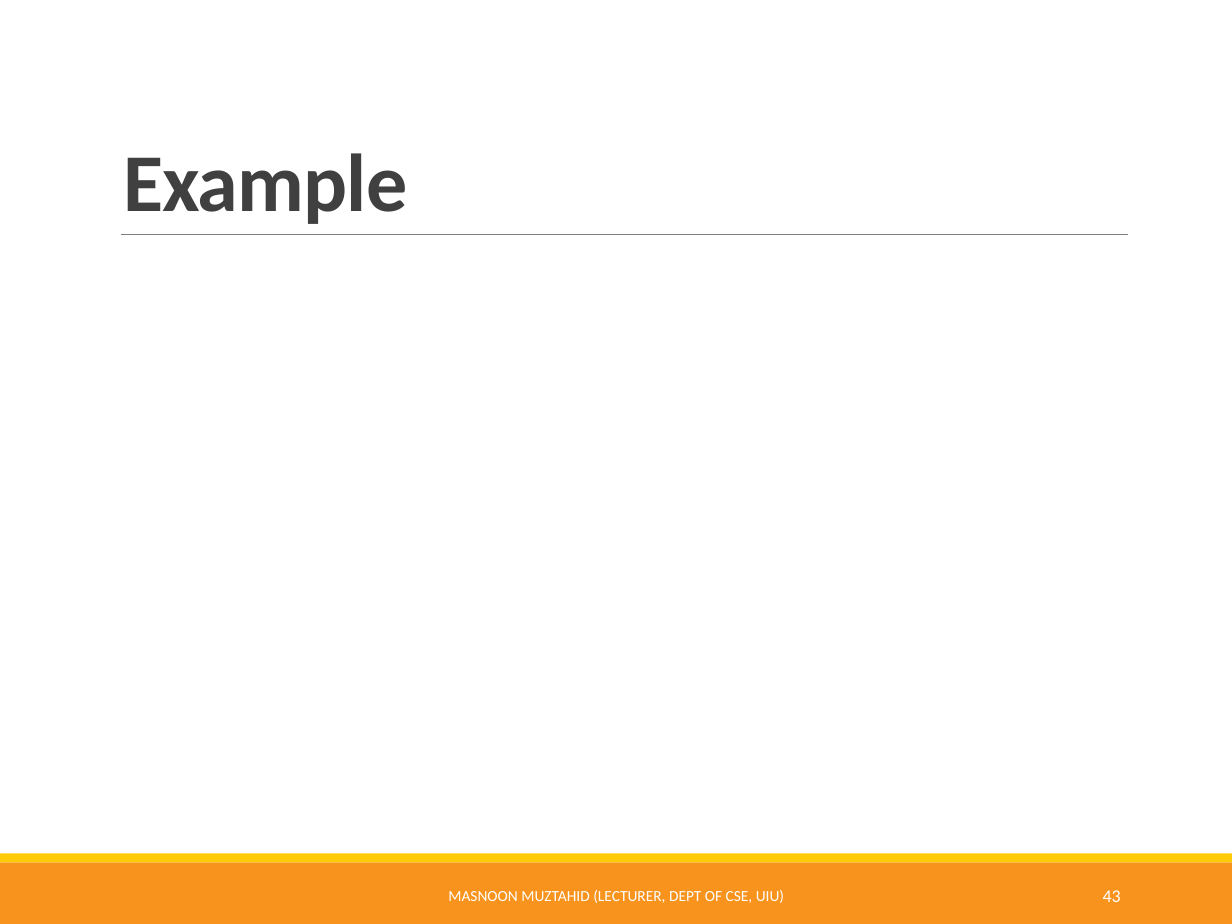
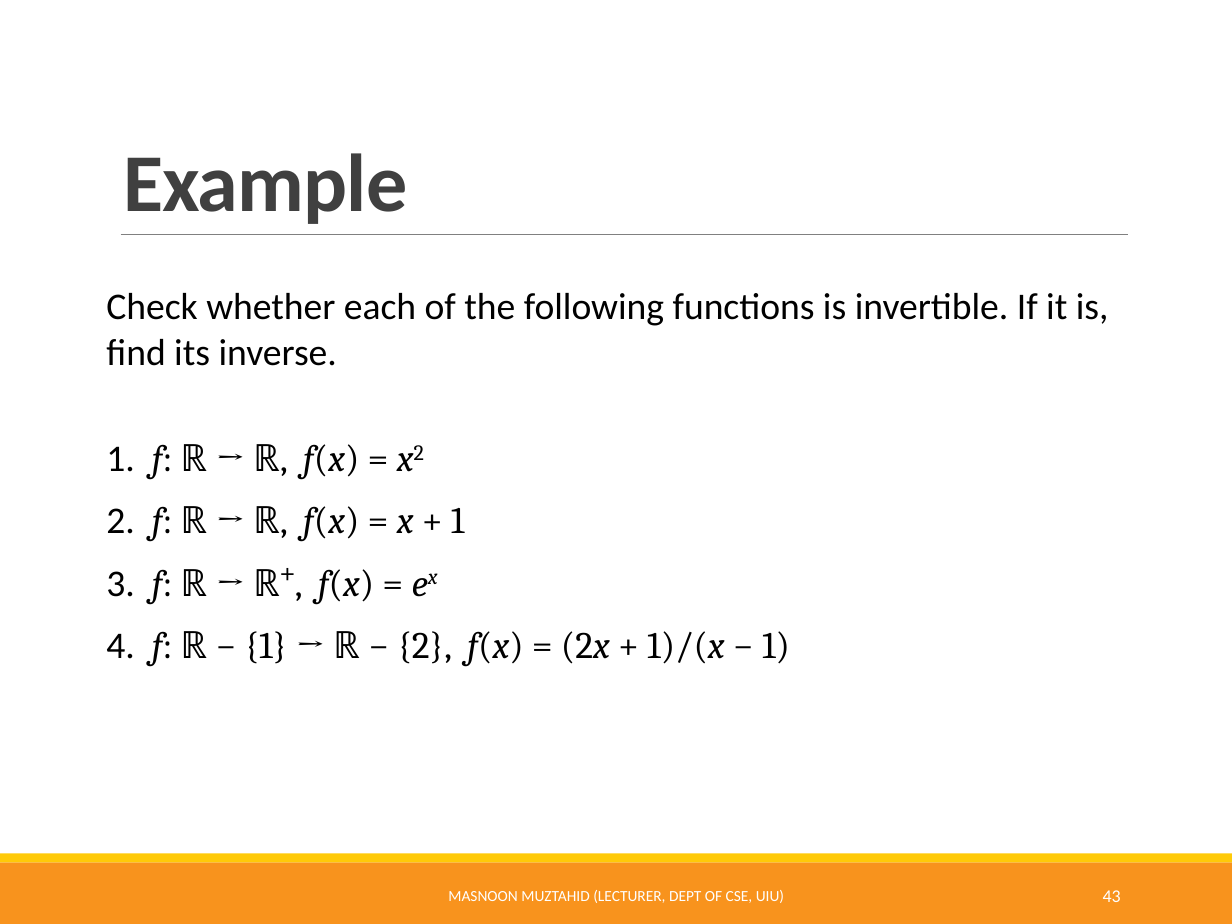
Before and after one commit to Muztahid202/UIU-Discrete_Math_Resources, a slide deck: slide 43 of Functions.pptx. Drawn at 1232x924 pixels with LibreOffice and Linux fonts; fonts in the diff are those of the drawing; grey boxes stand for pictures. Boxes give left, top, right and bottom in pixels: in the first picture for what was removed or moved away, otherwise in the second. Text is boxed around its words. In the diff, an @@ line names an element or a change of style, - is before the commit and + after.

Commit message:
functions modified-3

```diff
--- a/Functions.pptx
+++ b/Functions.pptx
@@ text added at (106, 293, 1109, 666), 22 pt, text #000000 @@
+Check whether each of the following functions is invertible. If it is, find its inverse.
+1. f: ℝ → ℝ, f(x) = x2
+2. f: ℝ → ℝ, f(x) = x + 1
+3. f: ℝ → ℝ⁺, f(x) = ex
+4. f: ℝ − {1} → ℝ − {2}, f(x) = (2x + 1)/(x − 1)
```
Also in this commit, not shown: 4 other slides changed, 5 slides added, 1 slide removed.
